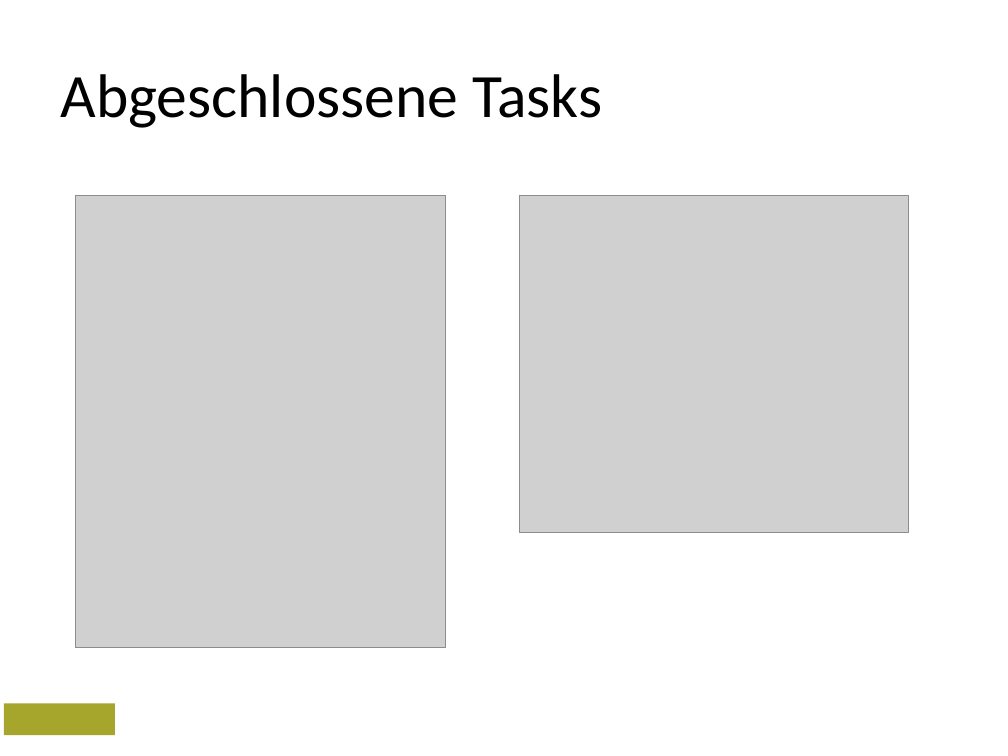
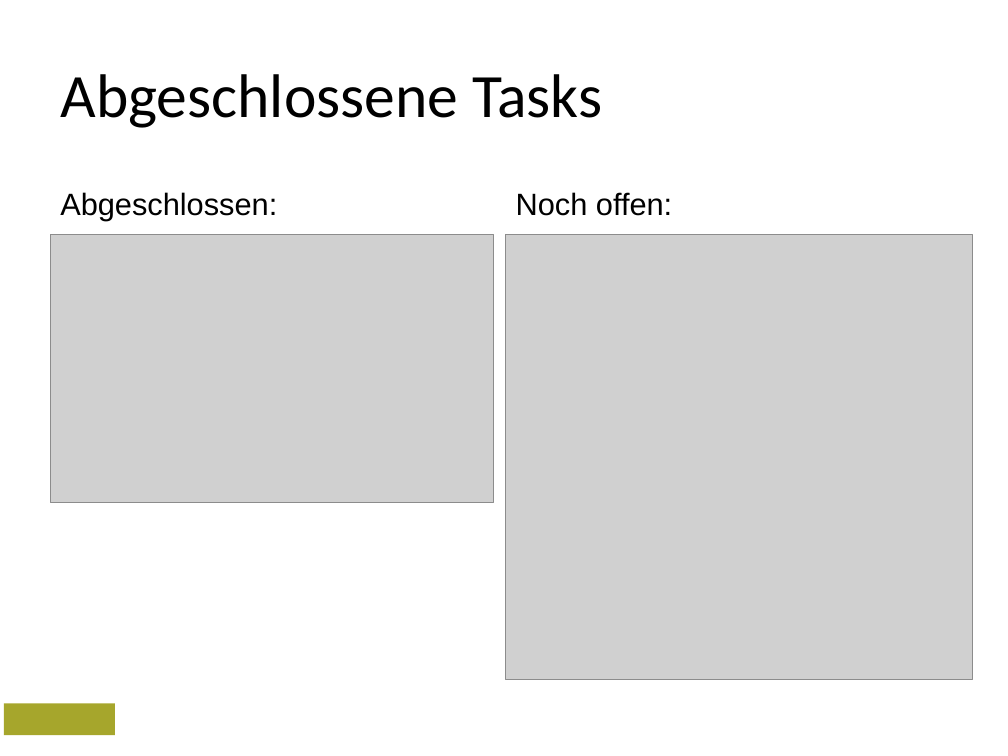
Before and after one commit to hsrdnguyen/PSIT2, a slide deck: slide 4 of documents/00_Sitzungen/Meilenstein_3/Meilenstein_3.pptx (slide 3 before the commit). Drawn at 1008x756 pixels with LibreOffice and Linux fonts; fonts in the diff are those of the drawing; grey boxes stand for pictures; background and template pictures are left out. Boxes give left, top, right and bottom in pixels: in the first picture for what was removed or moved away, otherwise in the second. Text is boxed around its words. In the diff, an @@ line names an element or a change of style, - is before the commit and + after.

```diff
--- a/documents/00_Sitzungen/Meilenstein_3/Meilenstein_3.pptx
+++ b/documents/00_Sitzungen/Meilenstein_3/Meilenstein_3.pptx
@@ text added at (60, 192, 277, 221), 22 pt, text #000000 @@
+Abgeschlossen:
@@ text added at (516, 192, 672, 216), 22 pt, text #000000 @@
+Noch offen:
@@ picture: place and size @@
-picture at (76, 196, 446, 648)
+picture at (50, 234, 494, 502)
@@ picture: place and size @@
-picture at (520, 196, 908, 532)
+picture at (506, 234, 973, 679)
```
Also in this commit, not shown: 1 other slide changed, 3 slides added, 2 slides removed, 8 other files.
